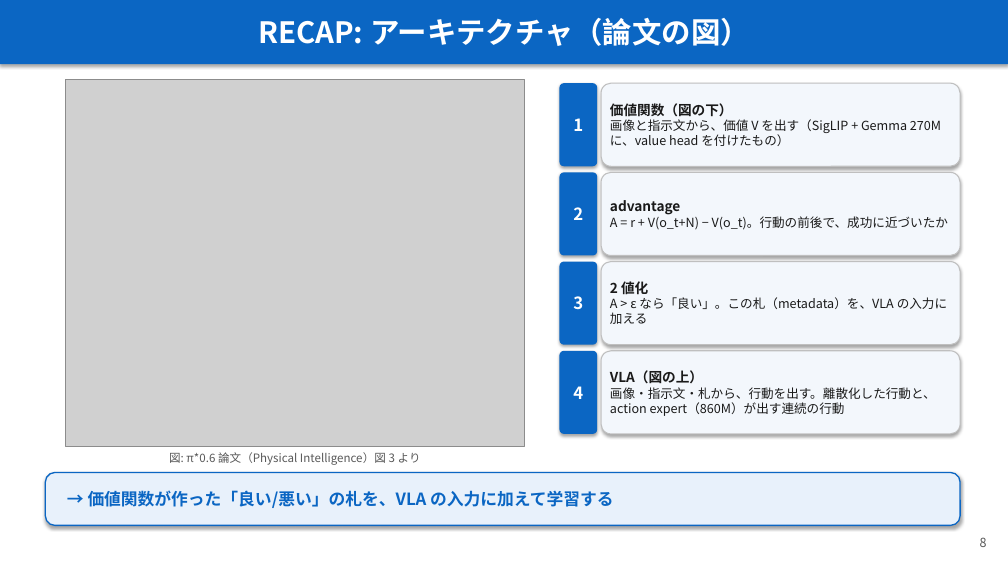
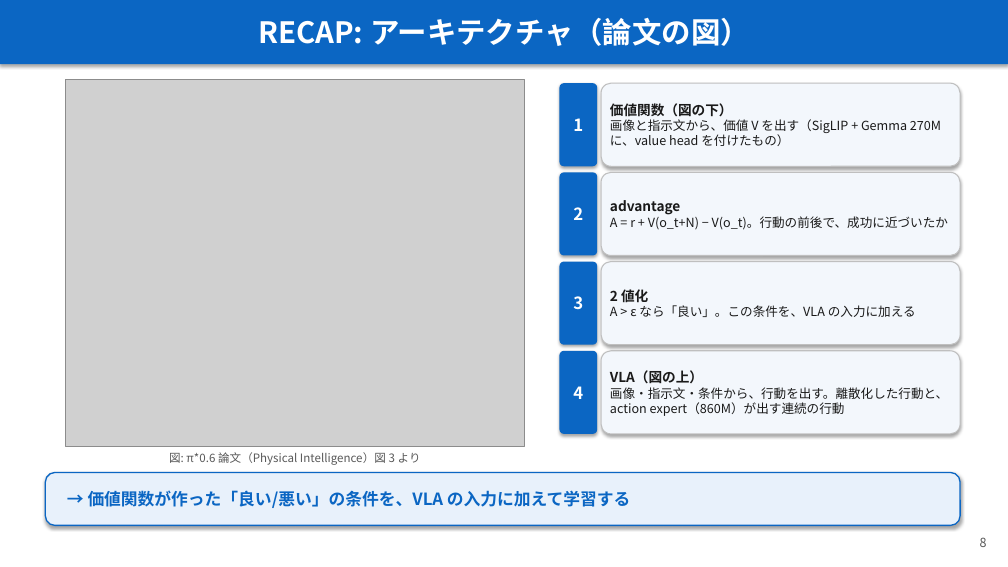
Before and after one commit to Junhand/libero_RL, a slide deck: slide 8 of docs/RECAP_STEAM_RLToken.pptx. Drawn at 1008x567 pixels with LibreOffice and Linux fonts; fonts in the diff are those of the drawing; grey boxes stand for pictures. Boxes give left, top, right and bottom in pixels: in the first picture for what was removed or moved away, otherwise in the second. Text is boxed around its words. In the diff, an @@ line names an element or a change of style, - is before the commit and + after.

```diff
--- a/docs/RECAP_STEAM_RLToken.pptx
+++ b/docs/RECAP_STEAM_RLToken.pptx
@@ text in rounded rectangle at <box>610,305,916,317</box>: text changed @@
-A > ε なら「良い」。この札（metadata）を、VLA の入力に加える
+A > ε なら「良い」。この条件を、VLA の入力に加える
@@ text in rounded rectangle at <box>610,387,948,416</box>: text changed @@
-画像・指示文・札から、行動を出す。離散化した行動と、action expert（860M）が出す連続の行動
+画像・指示文・条件から、行動を出す。離散化した行動と、action expert（860M）が出す連続の行動
@@ text in rounded rectangle at <box>88,490,630,508</box>: text changed @@
-→ 価値関数が作った「良い/悪い」の札を、VLA の入力に加えて学習する
+→ 価値関数が作った「良い/悪い」の条件を、VLA の入力に加えて学習する
```
Also in this commit, not shown: 14 other slides changed, 1 other file.
